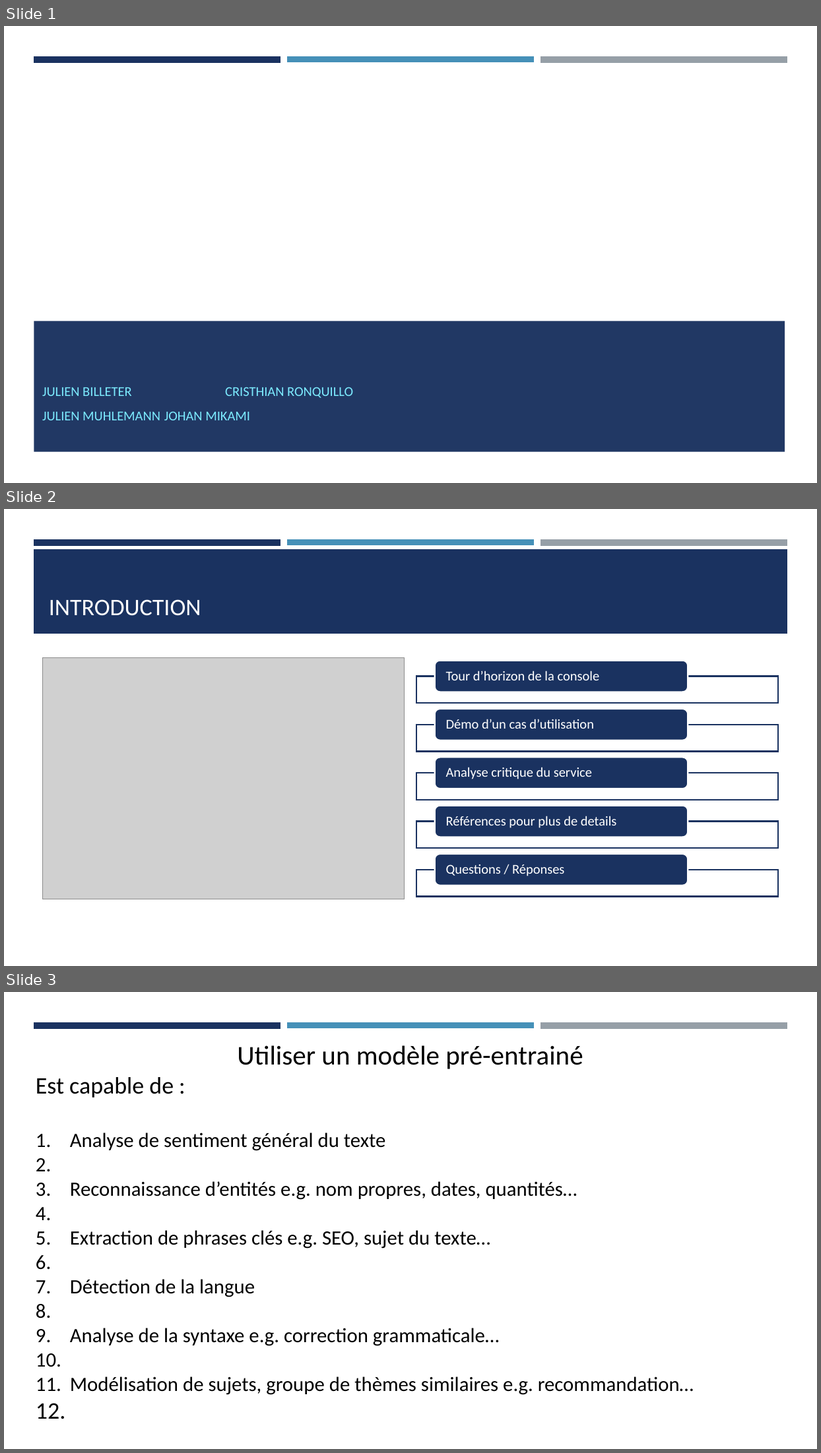
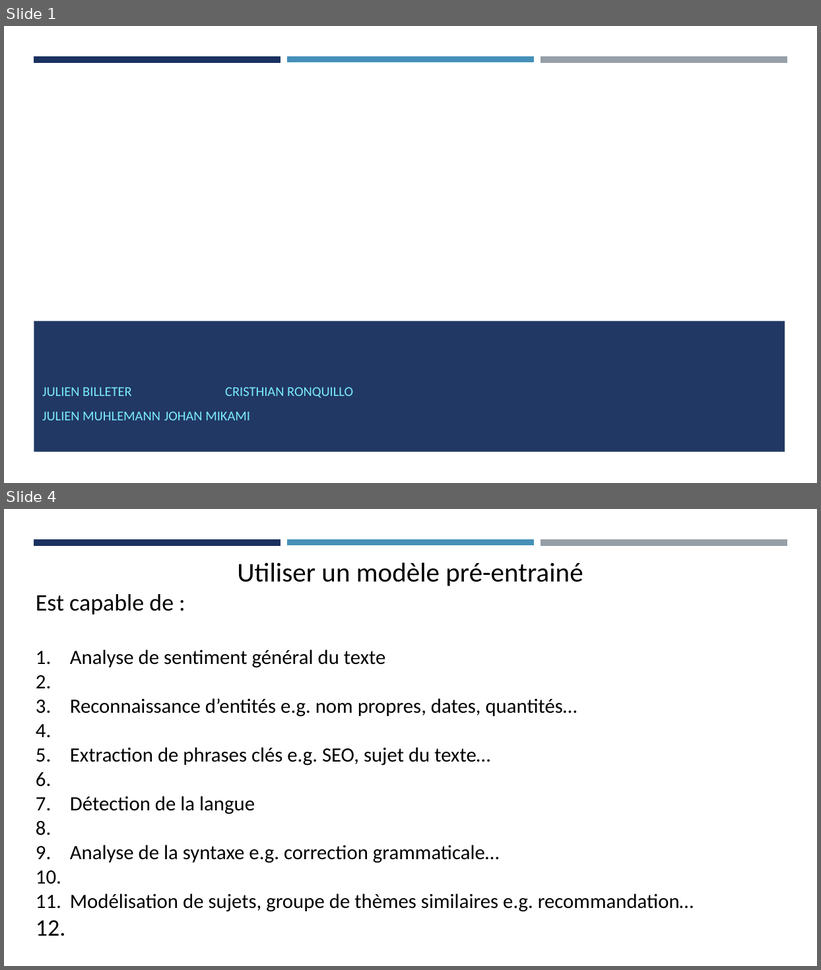
Before and after one commit to Jmuhleman/pw_CLD, a slide deck: workshop/AWS Comprehend.odp. Shown one above the other, each under a label of ours: slides 1, 2 and 3 before the commit, slides 1 and 4 after it; the slides between them are not shown. The pictures are 821x1453 and 821x970 pixels, drawn with LibreOffice and Linux fonts; fonts in the diff are those of the drawing; grey boxes stand for pictures; background and template pictures are left out; a plain dark background stands for a picture behind light text. Boxes give left, top, right and bottom in pixels: in the first picture for what was removed or moved away, otherwise in the second. Text is boxed around its words. In the diff, an @@ line names an element or a change of style, - is before the commit and + after.

```diff
--- a/workshop/AWS Comprehend.odp
+++ b/workshop/AWS Comprehend.odp
@@ slide 2 removed at (x1=4, y1=509, x2=817, y2=966), background #FFFFFF; not listed: 3 template elements that a slide beside it also shows @@
@@ freeform shape removed at (x1=34, y1=549, x2=788, y2=634) @@
@@ title removed at (x1=49, y1=599, x2=201, y2=616) @@
-INTRODUCTION
@@ picture removed at (x1=43, y1=658, x2=405, y2=900) @@
@@ group removed at (x1=417, y1=661, x2=779, y2=897): 10 freeform shapes @@
-Tour d’horizon de la console
-Démo d’un cas d’utilisation
-Analyse critique du service
-Références pour plus de details
-Questions / Réponses
@@ what was slide 3 is now slide 4 @@
```
Also in this commit, not shown: 4 slides added, 1 other slide removed.
